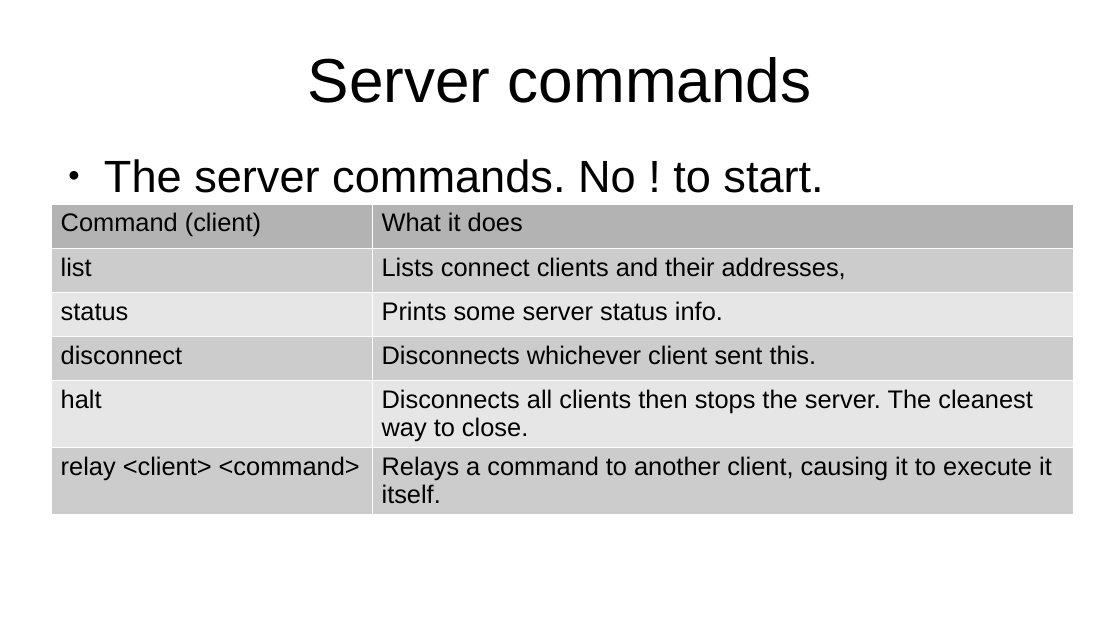
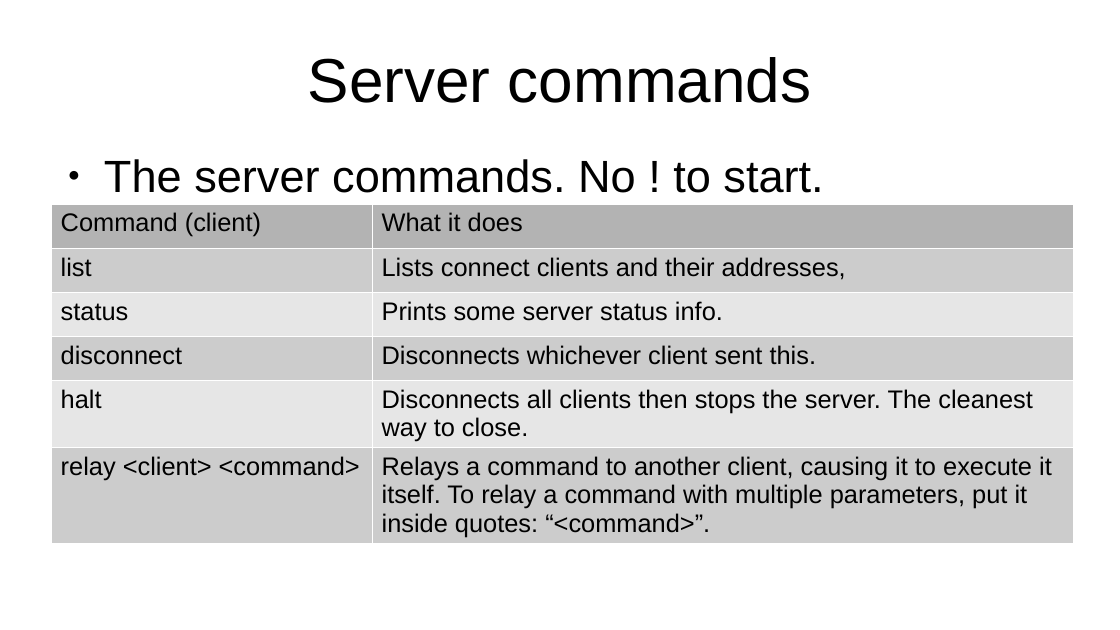
Before and after one commit to seventeenmagpie/skope-mrshim, a slide deck: slide 35 of shimmer/docs/user_guide_with_images.odp. Drawn at 1120x630 pixels with LibreOffice and Linux fonts; fonts in the diff are those of the drawing. Boxes give left, top, right and bottom in pixels: in the first picture for what was removed or moved away, otherwise in the second. Text is boxed around its words. In the diff, an @@ line names an element or a change of style, - is before the commit and + after.

Commit message:
- Apparently forgot to save those latest changes, whoops.

```diff
--- a/shimmer/docs/user_guide_with_images.odp
+++ b/shimmer/docs/user_guide_with_images.odp
@@ table at bbox=[51, 203, 1074, 543] @@
-row 6, column 2: Relays a command to another client, causing it to execute it itself.
+row 6, column 2: Relays a command to another client, causing it to execute it itself. To relay a command with multiple parameters, put it inside quotes: “<command>”.
```
